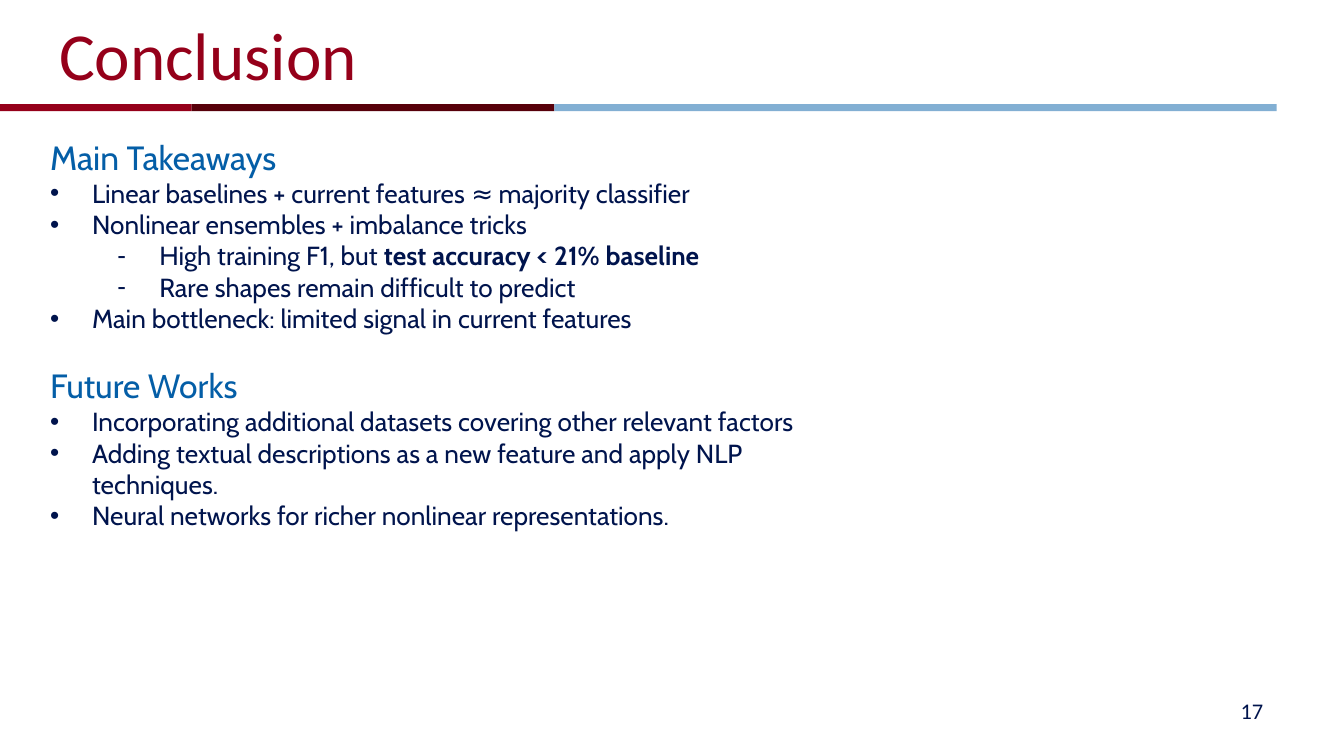
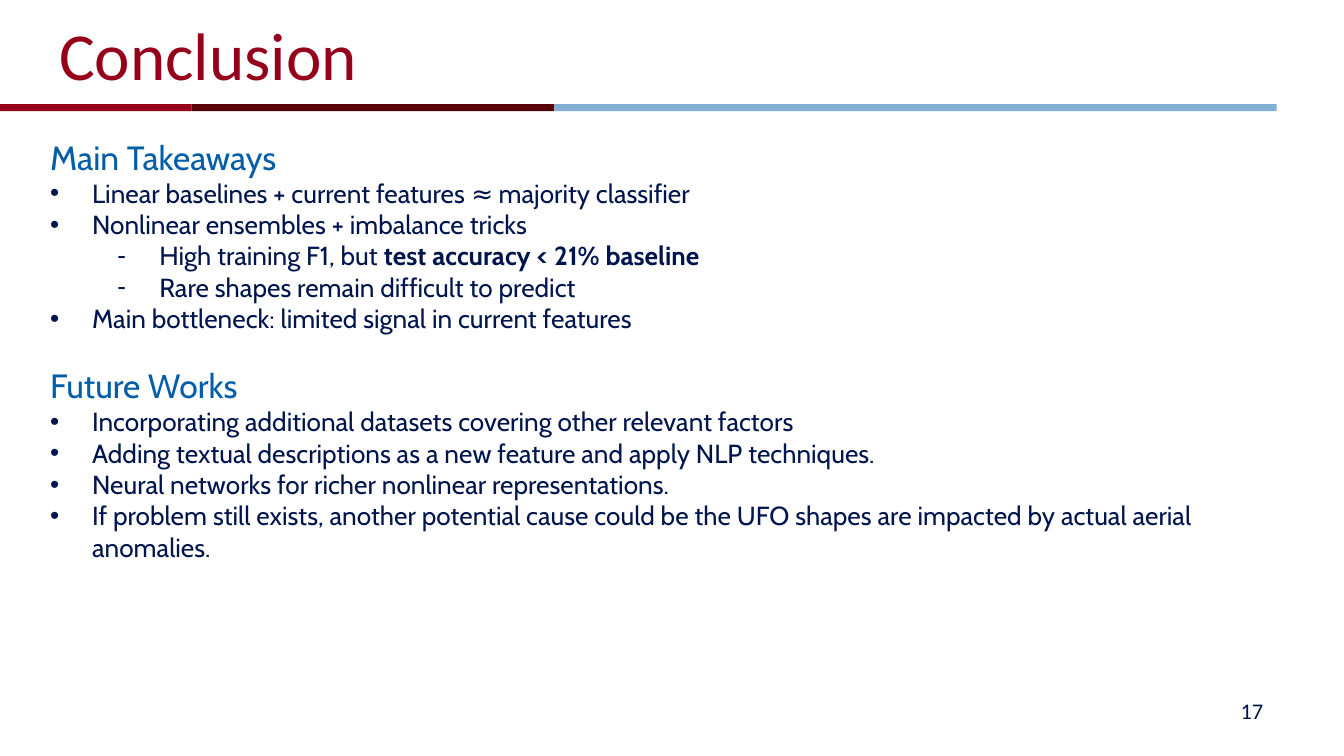
Before and after one commit to jingyig16/ufo-sightings, a slide deck: slide 17 of pre.pptx. Drawn at 1344x756 pixels with LibreOffice and Linux fonts; fonts in the diff are those of the drawing; background and template pictures are left out. Boxes give left, top, right and bottom in pixels: in the first picture for what was removed or moved away, otherwise in the second. Text is boxed around its words. In the diff, an @@ line names an element or a change of style, - is before the commit and + after.

```diff
--- a/pre.pptx
+++ b/pre.pptx
@@ text at box(92, 505, 1192, 558): paragraph added @@
+• If problem still exists, another potential cause could be the UFO shapes are impacted by actual aerial anomalies.
```
Also in this commit, not shown: 1 other slide changed, 1 other file.
